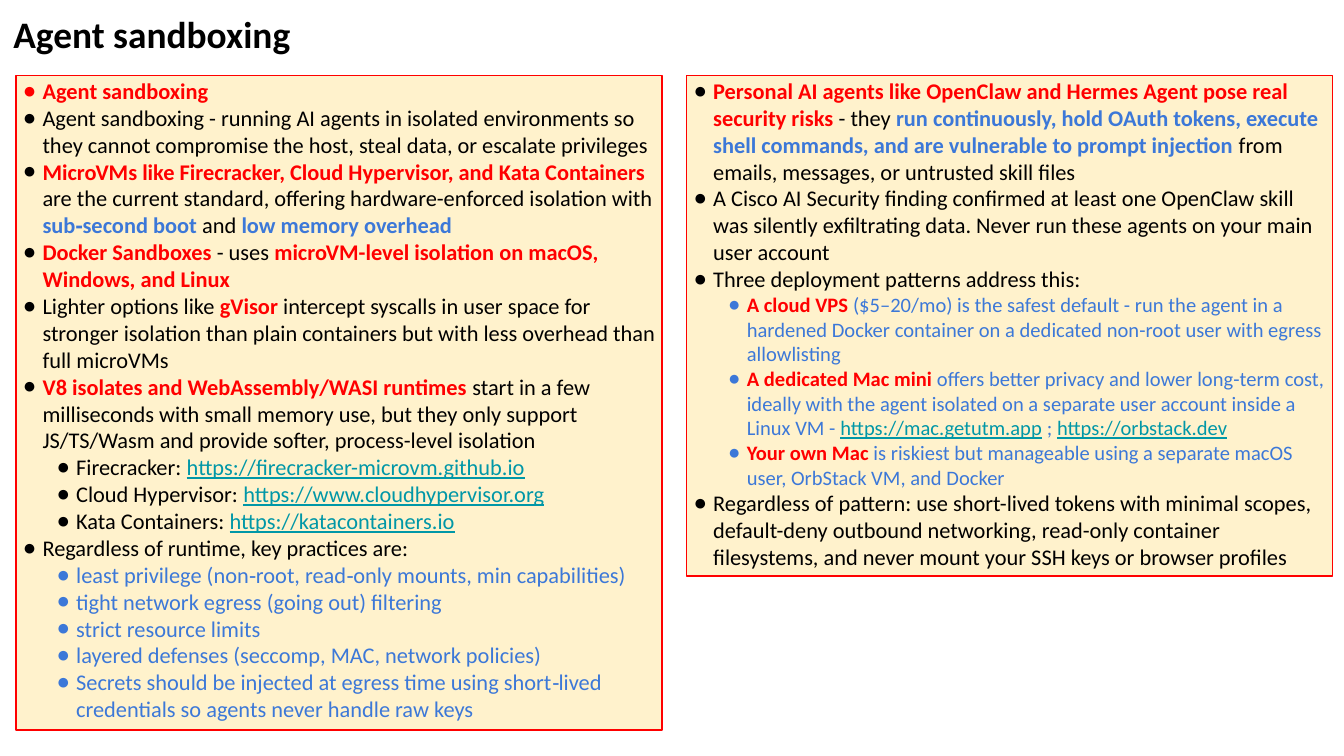
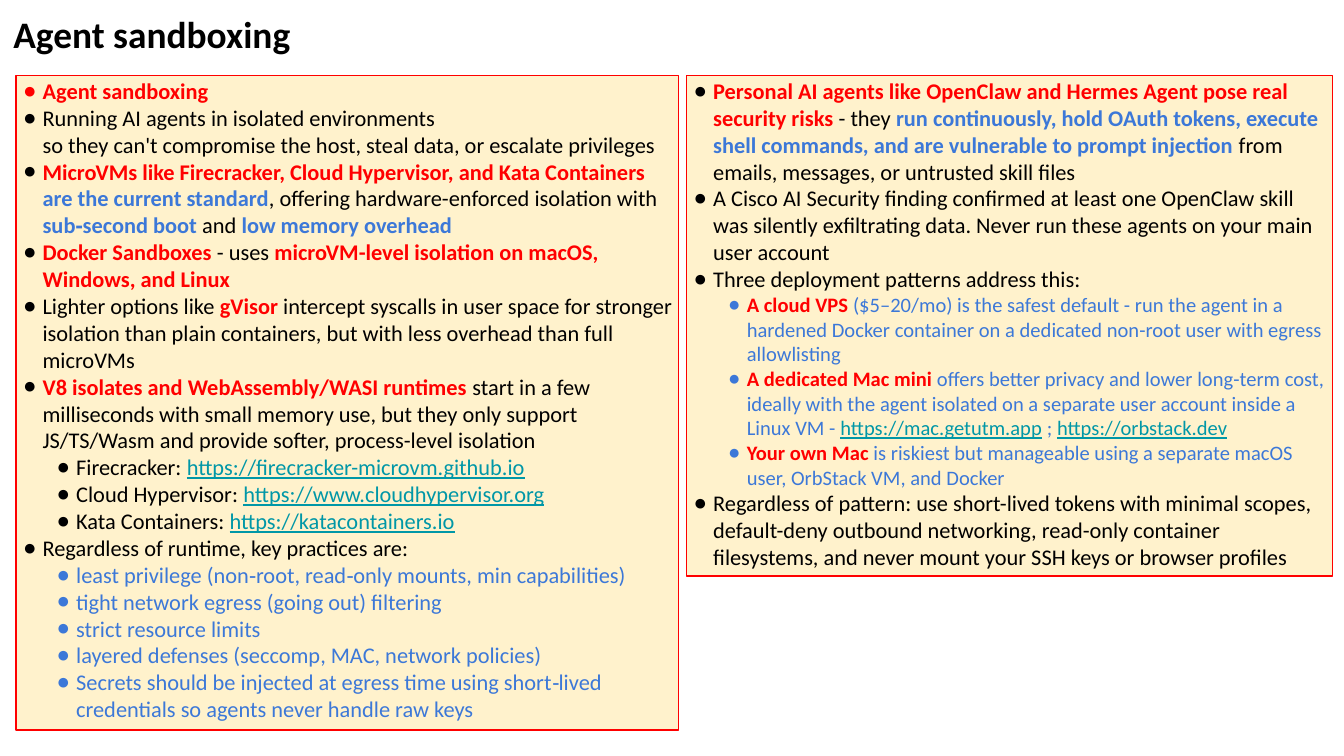
Before and after one commit to lselector/seminar, a slide deck: slide 19 of 2026/2026-05-22-AI-Updates.pptx (slide 18 before the commit). Drawn at 1344x756 pixels with LibreOffice and Linux fonts; fonts in the diff are those of the drawing. Boxes give left, top, right and bottom in pixels: in the first picture for what was removed or moved away, otherwise in the second. Text is boxed around its words. In the diff, an @@ line names an element or a change of style, - is before the commit and + after.

```diff
--- a/2026/2026-05-22-AI-Updates.pptx
+++ b/2026/2026-05-22-AI-Updates.pptx
@@ rectangle "Agent sandboxing": place and size @@
-rectangle "Agent sandboxing" at <box>16,75,663,730</box>
+rectangle "Agent sandboxing" at <box>16,75,679,730</box>
@@ text in rectangle at <box>43,110,654,157</box>: text changed @@
-● Agent sandboxing - running AI agents in isolated environments so they cannot compromise the host, steal data, or escalate privileges
+● Running AI agents in isolated environments
+  so they can't compromise the host, steal data, or escalate privileges
@@ text in rectangle at <box>43,164,657,237</box>: text colour #000000 to #3C78D8, bold on in "are the current standard," @@
@@ text in rectangle at <box>43,298,672,368</box>: text changed @@
-● Lighter options like gVisor intercept syscalls in user space for stronger isolation than plain containers but with less overhead than full microVMs
+● Lighter options like gVisor intercept syscalls in user space for stronger isolation than plain containers, but with less overhead than full microVMs
```
Also in this commit, not shown: 20 other slides changed, 2 slides added, 1 slide removed.
